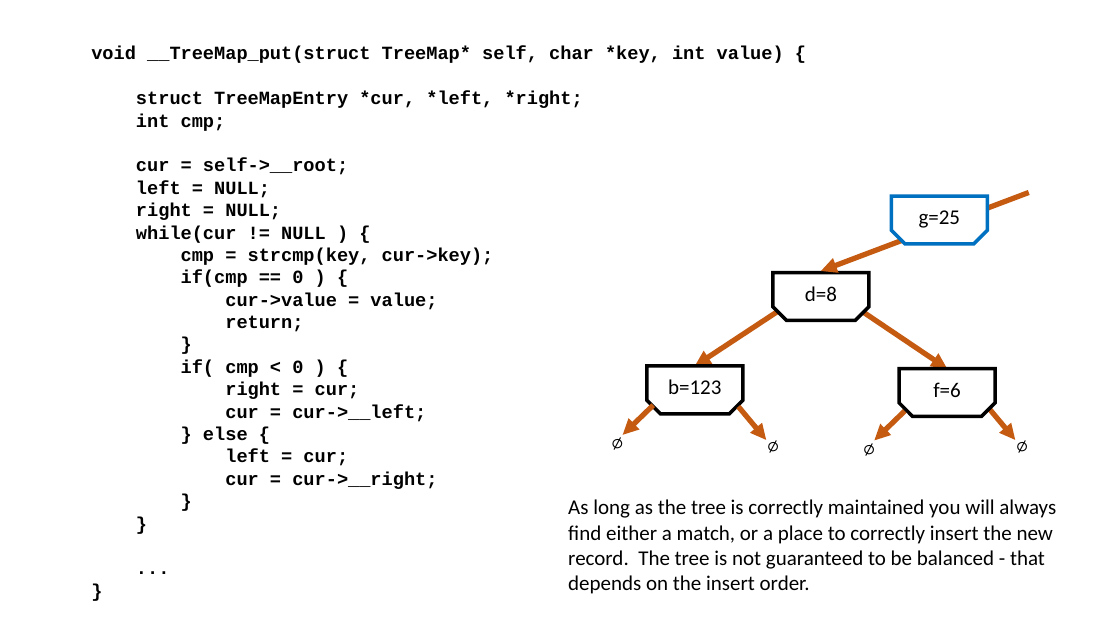
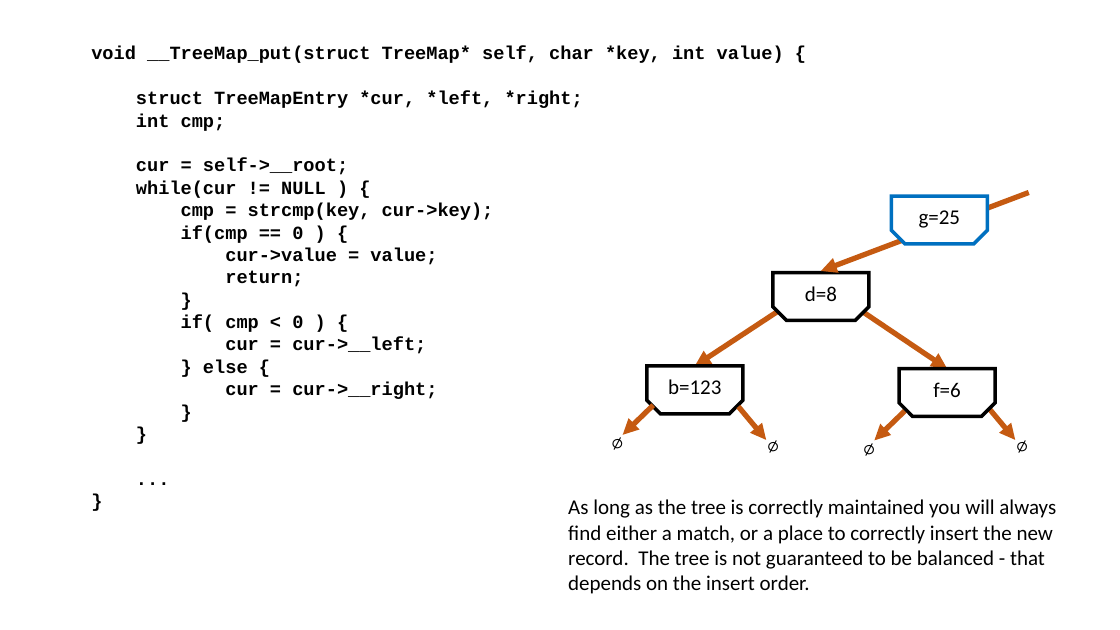
Before and after one commit to csev/cc4e, a slide deck: slide 27 of lectures/CC-05-Trees-Hash.pptx. Drawn at 1120x630 pixels with LibreOffice and Linux fonts; fonts in the diff are those of the drawing. Boxes give left, top, right and bottom in pixels: in the first picture for what was removed or moved away, otherwise in the second. Text is boxed around its words. In the diff, an @@ line names an element or a change of style, - is before the commit and + after.

Commit message:
Updates.

```diff
--- a/lectures/CC-05-Trees-Hash.pptx
+++ b/lectures/CC-05-Trees-Hash.pptx
@@ text at [136, 181, 281, 220]: paragraphs removed @@
-left = NULL;
-right = NULL;
@@ text at [225, 382, 360, 399]: paragraph removed @@
-right = cur;
@@ text at [225, 449, 348, 466]: paragraph removed @@
-left = cur;
```
Also in this commit, not shown: 9 other slides changed, 34 slides added.
